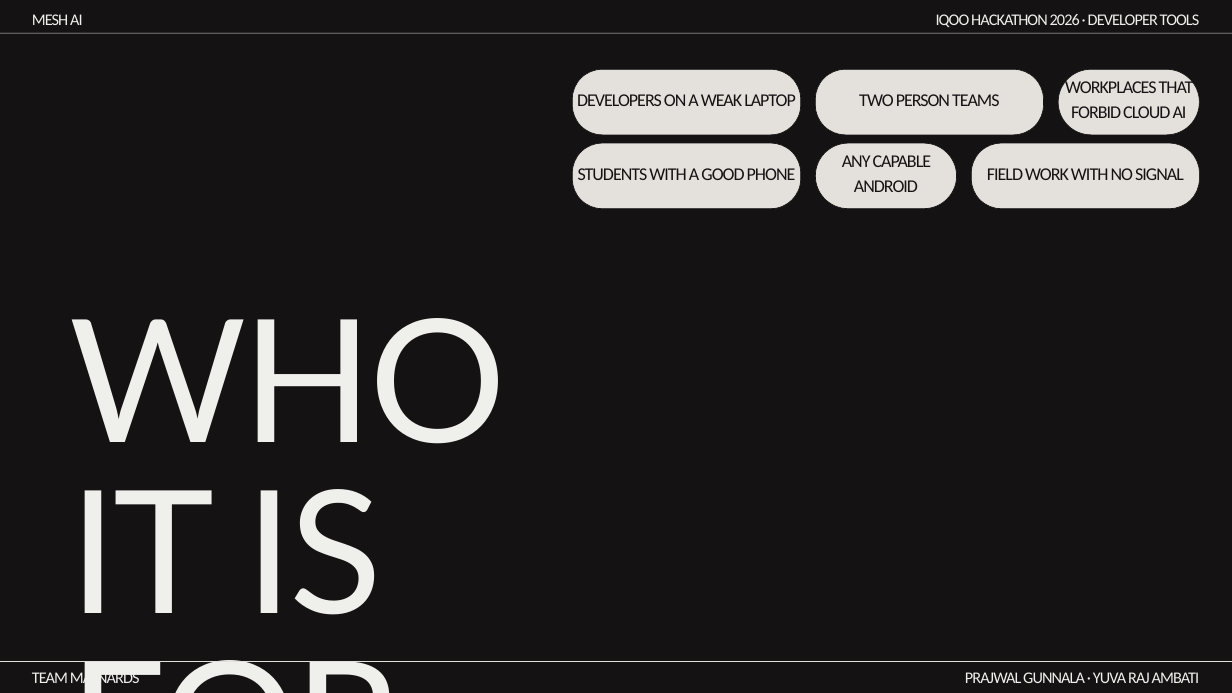
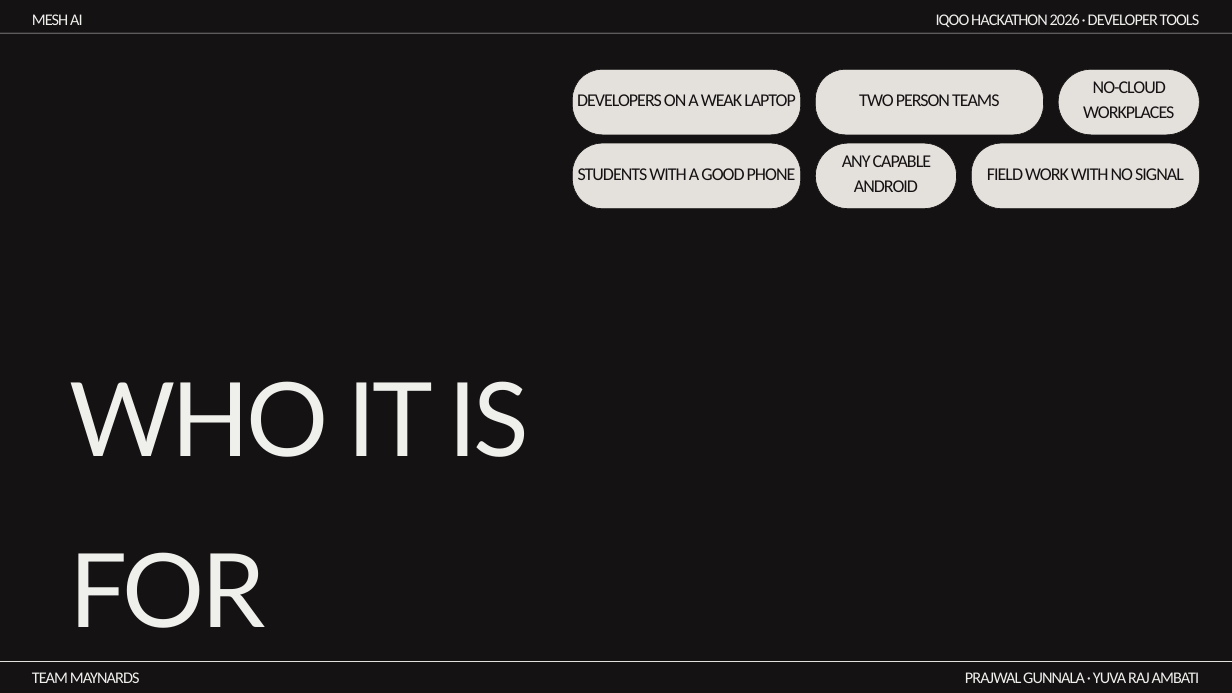
Before and after one commit to prajwal-gunnala/maynards, a slide deck: slide 13 of docs/deck/MeshAI_Deck_v4.pptx. Drawn at 1232x693 pixels with LibreOffice and Linux fonts; fonts in the diff are those of the drawing. Boxes give left, top, right and bottom in pixels: in the first picture for what was removed or moved away, otherwise in the second. Text is boxed around its words. In the diff, an @@ line names an element or a change of style, - is before the commit and + after.

```diff
--- a/docs/deck/MeshAI_Deck_v4.pptx
+++ b/docs/deck/MeshAI_Deck_v4.pptx
@@ text at (1083, 81, 1174, 118): text changed @@
-WORKPLACES THAT FORBID CLOUD AI
+NO-CLOUD WORKPLACES
@@ text "WHO IT IS FOR" at (69, 381, 530, 628): size 200 to 120 pt @@
```
Also in this commit, not shown: 2 other slides changed, 1 other file.
